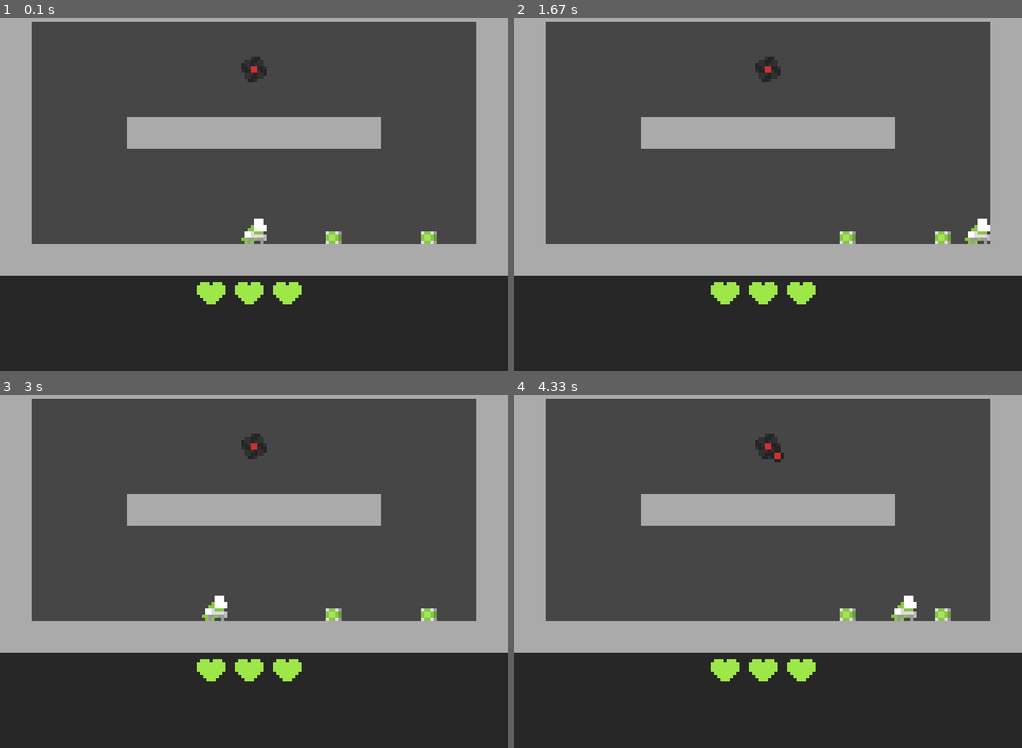
Above: before the commit, frames 1-4 (two rows, left to right).
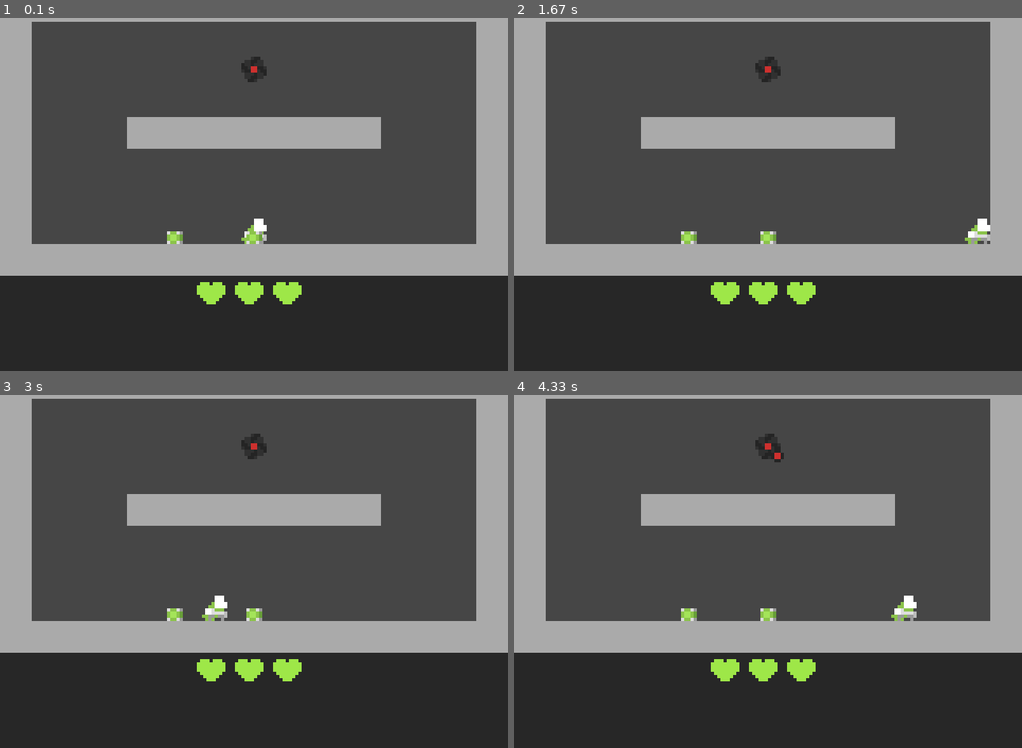
Above: after the commit, the same moments.

Repository: DJan03/ThrowTheBox_pygame
Game: pygame game, started from main.py
Two runs of this game, one before a commit and one after it. Both use one fixed random seed, a clock stepped at 60 frames per second and the inputs below.
Inputs:
- Up to frame 1 (0.1 s): no input
- Up to frame 2 (1.67 s): hold Right 0.33-0.8 s; hold Right 1.17-1.63 s
- Up to frame 3 (3 s): hold Left 1.67-2.2 s; hold Left 2.57-2.97 s
- Up to frame 4 (4.33 s): hold Right 3.4-4.03 s

The runs differ from the first frame. In frame 1, 0.4% of the frame differs, in the area x 32-86%, y 60-65%; in frame 2, 0.4%; in frame 3, 0.4%; in frame 4, 0.4%.

Commit message:
create levels, change spawnpoints for boxes

Diff:
--- a/main.py
+++ b/main.py
@@ -533,7 +533,12 @@
     def __init__(self):
         self.points_for_enemy = [(125, 125), (275, 125), (400, 125), (525, 125), (675, 125),
                                  (125, 325), (275, 325), (400, 325), (525, 325), (675, 325)]
-        self.points_for_box = [(275, 125), (400, 125), (525, 125), (125, 325), (275, 325), (400, 325), (525, 325), (675, 325)]
+        self.points_for_box = [(275, 175), (350, 175), (400, 175), (450, 175), (525, 175),
+                               (125, 375), (200, 375), (275, 375), (350, 375), (400, 375),
+                               (450, 375), (525, 375), (600, 375), (675, 375)]
+
+        self.level = 0
+        self.enemy_count_in_level = [1, 1, 1, 1, 1, 2, 2, 2, 2, 3, 3, 3, 4, 4, 4, 5]
 
     def get_points_for_enemies(self, count):
         points = deepcopy(self.points_for_enemy)
@@ -546,7 +551,15 @@
         return points[:count]
 
     def generate_new_level(self, objectManager, player: Player):
-        enemies_count = 1
+        if 0 <= self.level < len(self.enemy_count_in_level):
+            self.level += 1
+        else:
+            self.level = -1
+
+        print(self.level, self.enemy_count_in_level[self.level])
+
+        enemies_count = self.enemy_count_in_level[self.level]
+
         for x, y in self.get_points_for_enemies(enemies_count):
             objectManager.append(Enemy(objectManager.sprite_group, x, y), ObjectManager.ENEMY_KEY)
 
